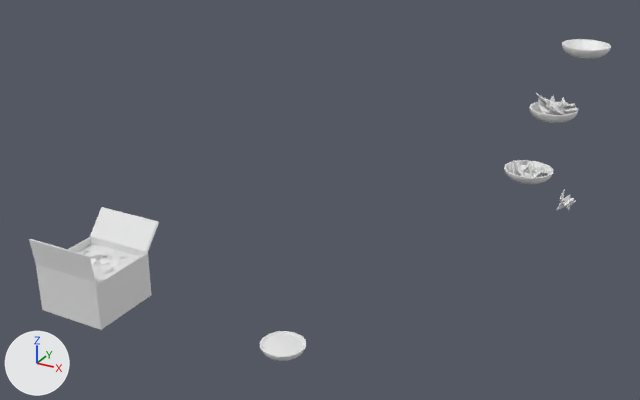
An edit to the FBX model FoodTruckVR/Assets/Meshes/FT_Beans_Bowl.fbx, drawn before and after from the same camera.
The view is the same before and after, from a camera (50 mm lens) standing at (14.7, -23.9, 18.5) and looking at (-0.6, 3.9, 4.6). Every picture has the same lights, and +X, +Y and +Z are marked at lower left. Where no turn or scale is listed for an object, it has been applied to the vertices.

In view in the first picture: 'ChipBowl.000', 'ChipBowl.001', 'ChipBowl.002', 'ChipHandful', 'Cube.001', 'SauceyChips'.
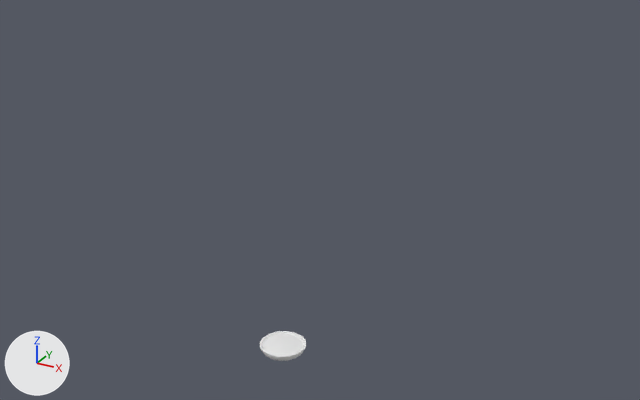
Where the newer file only moved an object's origin or applied its transform, the numbers keep the older frame.

Patch to the scene script:
```diff
--- a/FoodTruckVR/Assets/Meshes/FT_Beans_Bowl.fbx.py
+++ b/FoodTruckVR/Assets/Meshes/FT_Beans_Bowl.fbx.py
@@ ob_chipbowl_002 @@
-ob_chipbowl_002 = bpy.data.objects.new('ChipBowl.002', me_cylinder_234)
-ob_chipbowl_002.location = (7.31, 7.35, 8.28)
@@ ob_chiphandful @@
-ob_chiphandful = bpy.data.objects.new('ChipHandful', me_cylinder_004)
-ob_chiphandful.location = (8.65, 4.75, 6.17)
@@ ob_chipbowl_001 @@
-ob_chipbowl_001 = bpy.data.objects.new('ChipBowl.001', me_cylinder_129)
-ob_chipbowl_001.location = (6.98, 5.79, 6.3)
@@ ob_cube_001 @@
-ob_cube_001 = bpy.data.objects.new('Cube.001', me_cube_002)
-ob_cube_001.location = (-9.03, 0.0, 0.0)
@@ ob_chipbowl_000 @@
-ob_chipbowl_000 = bpy.data.objects.new('ChipBowl.000', me_cylinder_001)
-ob_chipbowl_000.location = (7.84, 8.85, 10.29)
```

Location of each change, (x1, y1, x2, y2) in pixels of the pictures (640 x 400 px):
'Cube.001', deleted
    before: (29, 207, 159, 330)
    faces in mat_material_005 (white #e7e7e7): (29, 207, 159, 330)
    faces in mat_material_004 (white #e7e7e7): (77, 244, 141, 284)
'ChipBowl.001', deleted
    before: (504, 160, 553, 184)
    faces in mat_material (white #e7e7e7): (504, 160, 553, 184)
    faces in mat_material_001 (white #e7e7e7): (512, 160, 547, 177)
'ChipBowl.002', deleted
    before: (529, 93, 578, 123)
    faces in mat_material_001 (white #e7e7e7): (536, 93, 577, 115)
    faces in mat_material (white #e7e7e7): (529, 101, 578, 123)
'ChipBowl.000', deleted
    before: (562, 39, 611, 58)
'ChipHandful', deleted
    before: (556, 189, 576, 210)
